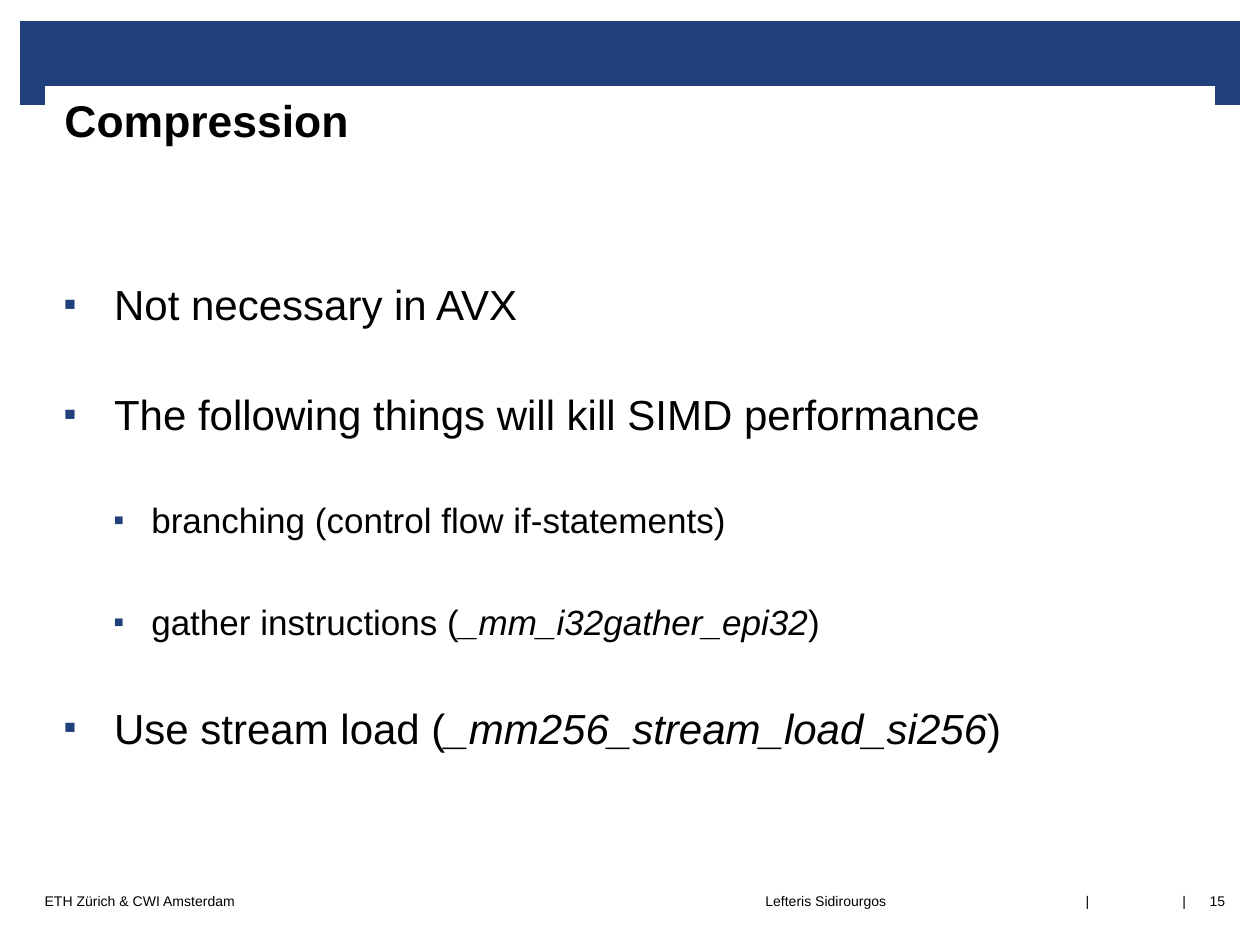
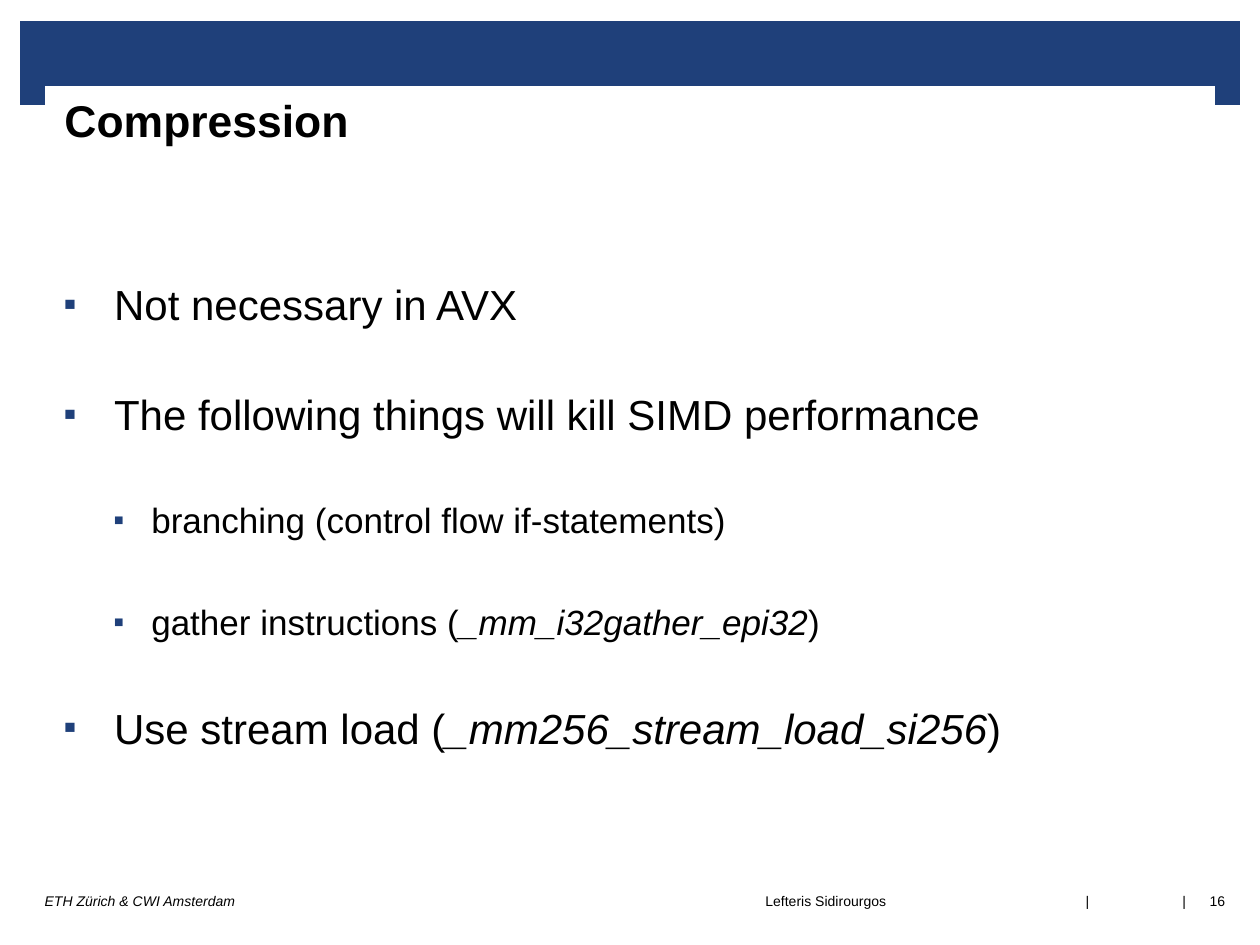
Before and after one commit to lsidir/imprints, a slide deck: slide 16 of DaMoN-paper/presentation/damon17.odp (slide 15 before the commit). Drawn at 1260x945 pixels with LibreOffice and Linux fonts; fonts in the diff are those of the drawing; background and template pictures are left out. Boxes give left, top, right and bottom in pixels: in the first picture for what was removed or moved away, otherwise in the second. Text is boxed around its words. In the diff, an @@ line names an element or a change of style, - is before the commit and + after.

```diff
--- a/DaMoN-paper/presentation/damon17.odp
+++ b/DaMoN-paper/presentation/damon17.odp
@@ text "ETH Zürich & CWI Amsterdam" at <box>45,896,235,906</box>: italic on @@
@@ page number at <box>1210,896,1226,906</box>: text changed @@
-15
+16
```
Also in this commit, not shown: 14 other slides changed, 1 slide added.
